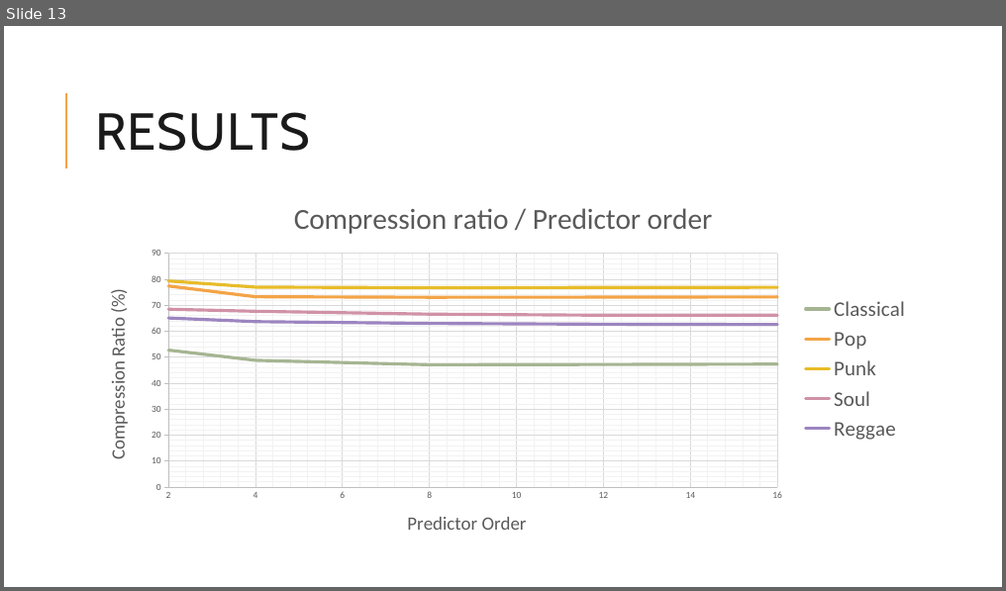
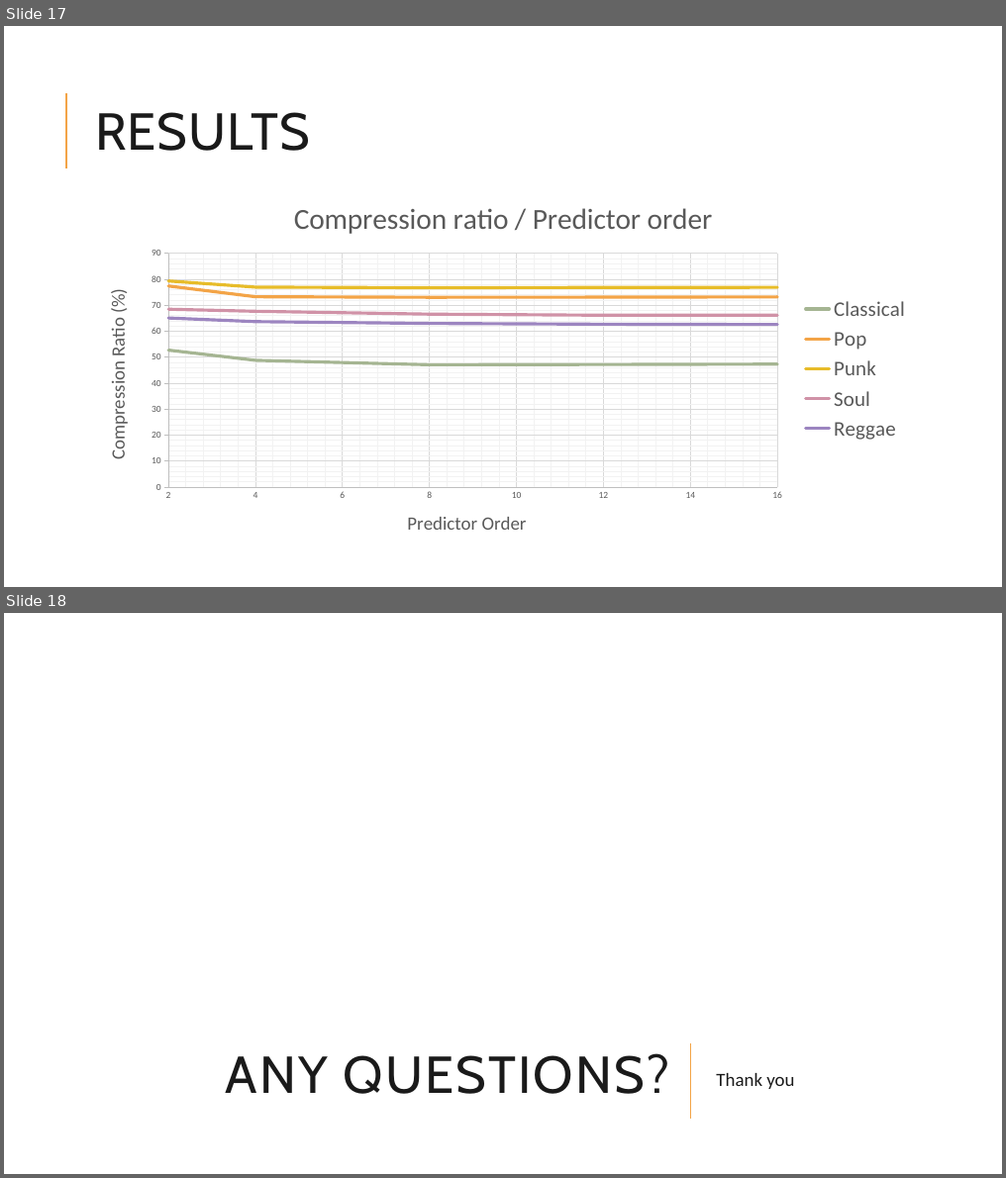
Before and after one commit to paudom/CCAV_1, a slide deck: MPEG 4-LosSeless audio coding.pptx. Shown one above the other, each under a label of ours: slide 13 before the commit, slides 17 and 18 after it. The pictures are 1006x591 and 1006x1178 pixels, drawn with LibreOffice and Linux fonts; fonts in the diff are those of the drawing; grey boxes stand for pictures. Boxes give left, top, right and bottom in pixels: in the first picture for what was removed or moved away, otherwise in the second. Text is boxed around its words. In the diff, an @@ line names an element or a change of style, - is before the commit and + after.

```diff
--- a/MPEG 4-LosSeless audio coding.pptx
+++ b/MPEG 4-LosSeless audio coding.pptx
@@ slide 18 added at (x1=4, y1=613, x2=1002, y2=1174), background #FFFFFF @@
@@ title added at (x1=226, y1=1054, x2=669, y2=1094), 50 pt, text #1A1A1A @@
+ANY QUESTIONS?
@@ line added from (690, 1119) to (690, 1045), #F3A447 1.5 pt @@
@@ text added at (x1=716, y1=1073, x2=794, y2=1089), 18 pt, text #1A1A1A @@
+Thank you
@@ what was slide 13 is now slide 17 @@
```
Also in this commit, not shown: 3 slides changed, 4 other slides added, 3 other files.
